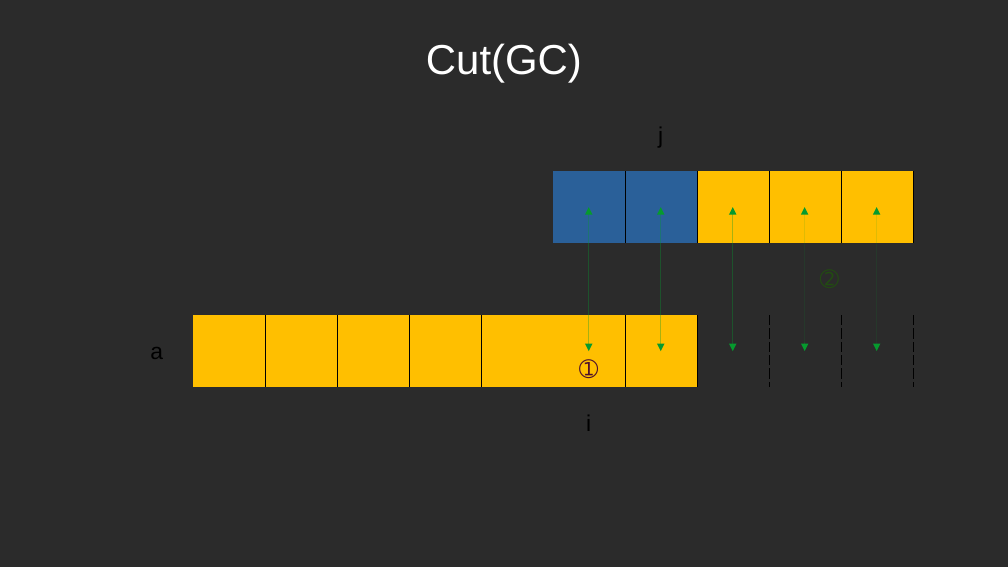
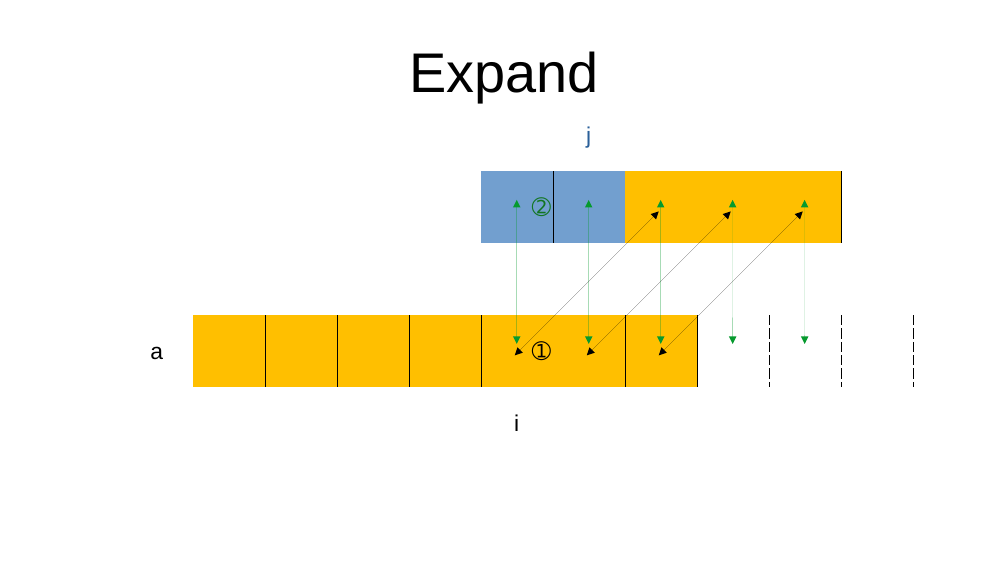
Before and after one commit to oneleo/golang-cht, a slide deck: slide 14 of images/images.odp. Drawn at 1008x567 pixels with LibreOffice and Linux fonts; fonts in the diff are those of the drawing; background and template pictures are left out; a plain dark background stands for a picture behind light text. Boxes give left, top, right and bottom in pixels: in the first picture for what was removed or moved away, otherwise in the second. Text is boxed around its words. In the diff, an @@ line names an element or a change of style, - is before the commit and + after.

```diff
--- a/images/images.odp
+++ b/images/images.odp
@@ background picture (left out) to #FFFFFF @@
@@ title added at <box>409,51,598,102</box>, 44 pt, text #000000 @@
+Expand
@@ title removed at <box>426,43,582,82</box> @@
-Cut(GC)
@@ table at <box>121,99,916,459</box> @@
-row 1:  |  |  |  |  |  |  | j |  |  | 
+row 1:  |  |  |  |  |  | j |  |  |  | 
+row 2:  |  |  |  |  | ➁ |  |  |  |  | 
-row 3:  |  |  |  |  |  |  |  |  | ➁ | 
-row 4: a |  |  |  |  |  | ➀ |  |  |  | 
-row 5:  |  |  |  |  |  | i |  |  |  | 
+row 4: a |  |  |  |  | ➀ |  |  |  |  | 
+row 5:  |  |  |  |  | i |  |  |  |  | 
@@ fill #2A6099 to #729FCF in row 2, column 7 @@
@@ fill #2A6099 to #FFBF00 in row 2, column 8 @@
@@ fill #FFBF00 to none in row 2, column 11 @@
@@ borders changed @@
@@ double arrow moved from (877, 208) - (877, 351) to (517, 200) - (517, 344) @@
@@ 4 double arrows: place and size @@
-4 double arrows at <box>589,208,805,351</box>
+4 double arrows at <box>589,200,805,344</box>
@@ double arrow added from (515, 356) to (659, 211), #000000 0 pt @@
@@ double arrow added from (587, 356) to (731, 211), #000000 0 pt @@
@@ double arrow added from (659, 356) to (803, 211), #000000 0 pt @@
```
Also in this commit, not shown: 9 other slides changed, 9 slides added, 1 slide removed.
